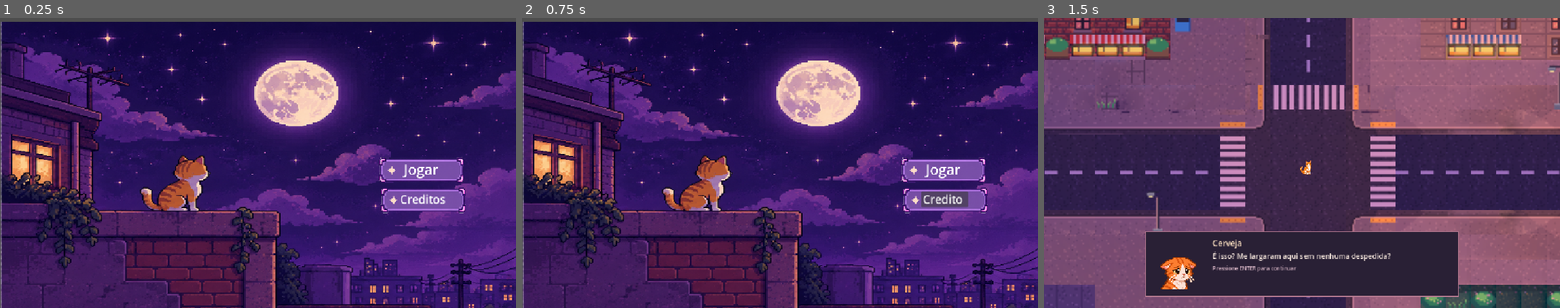
Above: before the commit, frames 1-3 (left to right).
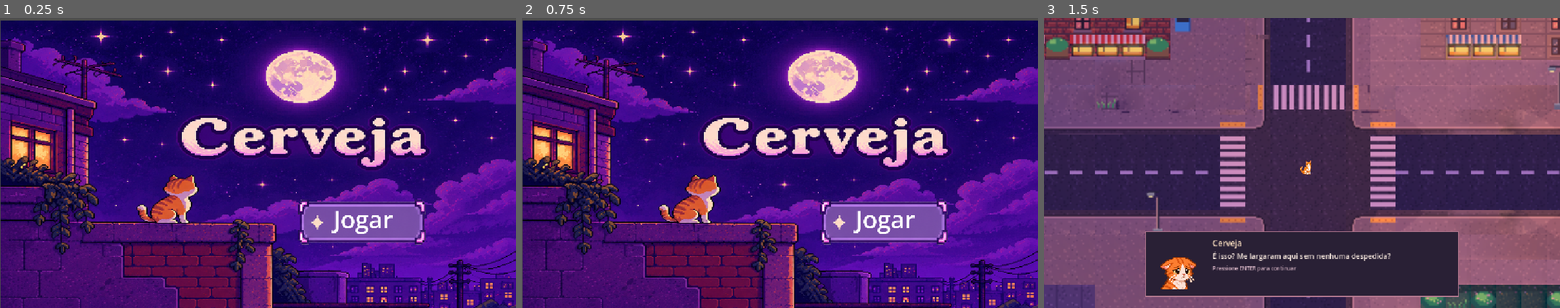
Above: after the commit, the same moments.

Repository: kauanylima-sys/JogoGatoCerveja
Game: Godot game, scene res://menu_inicial.tscn
The game is run twice, just before and just after one commit, with the same random seed, the same clock (stepped at 60 frames per second) and the same inputs.
Inputs (mouse positions are in pixels of both pictures, inside the frame that each line leads up to):
- Up to frame 1 (0.25 s): no input
- Up to frame 2 (0.75 s): click (945, 200) at 0.5 s, where only the run before the commit has a clickable "Creditos"
- Up to frame 3 (1.5 s): click "Jogar" at 1.25 s

The runs differ from the first frame. In frame 1, 55% of the frame differs, in the area x 0-100%, y 0-100%; in frame 2, 55%; in frame 3, nothing differs.

Commit message:
Colocar o titulo

Diff:
--- a/jogo/menu_inicial.tscn
+++ b/jogo/menu_inicial.tscn
@@ -1,12 +1,10 @@
 [gd_scene format=3 uid="uid://ducjnelt15pw7"]
 
 [ext_resource type="Script" uid="uid://dcuyu2fbbl4jg" path="res://menu_inicial.gd" id="1_eap13"]
-[ext_resource type="Texture2D" uid="uid://daydryw8nbp8a" path="res://assets/telas/fundo/fundo_menu.png" id="1_u4fxu"]
 [ext_resource type="Texture2D" uid="uid://dvq7pkupfvfeb" path="res://assets/telas/buttons/botao_hover.png" id="2_3exob"]
+[ext_resource type="Texture2D" uid="uid://dcg31schkr87k" path="res://assets/telas/fundo/fundo_inicio.png" id="2_eap13"]
 
 [sub_resource type="StyleBoxEmpty" id="StyleBoxEmpty_ljvw2"]
-
-[sub_resource type="StyleBoxEmpty" id="StyleBoxEmpty_ntili"]
 
 [node name="menuInicial" type="Control" unique_id=1472846671]
 layout_mode = 3
@@ -19,43 +17,27 @@
 script = ExtResource("1_eap13")
 
 [node name="FundoMenu" type="Sprite2D" parent="." unique_id=141854477]
-position = Vector2(577.99994, 332.75)
-scale = Vector2(0.98039216, 0.78415966)
-texture = ExtResource("1_u4fxu")
+position = Vector2(577.06866, 327.56998)
+scale = Vector2(0.7701694, 0.6086041)
+texture = ExtResource("2_eap13")
 
 [node name="BotaoHover2" type="Sprite2D" parent="." unique_id=1067813354]
-position = Vector2(941, 340)
-scale = Vector2(0.45574144, 0.48037192)
+position = Vector2(807.625, 456.23438)
+scale = Vector2(0.6824163, 0.83910114)
 texture = ExtResource("2_3exob")
 
 [node name="Jogar" type="Button" parent="." unique_id=1032188061]
 layout_mode = 1
 anchors_preset = -1
-offset_left = 853.99994
-offset_top = 317.343
-offset_right = 1230.6354
-offset_bottom = 410.343
+offset_left = 694.0
+offset_top = 411.00003
+offset_right = 1203.4375
+offset_bottom = 576.6937
 scale = Vector2(0.45933014, 0.45867768)
 theme_override_colors/font_color = Color(1, 1, 1, 1)
-theme_override_font_sizes/font_size = 68
+theme_override_font_sizes/font_size = 117
 theme_override_styles/normal = SubResource("StyleBoxEmpty_ljvw2")
 text = "Jogar"
 language = "Creditos"
 
-[node name="BotaoHover3" type="Sprite2D" parent="." unique_id=328253491]
-position = Vector2(945.00006, 407)
-scale = Vector2(0.45574144, 0.48037192)
-texture = ExtResource("2_3exob")
-
-[node name="Credito" type="Button" parent="." unique_id=394315197]
-layout_mode = 0
-offset_left = 891.0
-offset_top = 388.0
-offset_right = 996.0
-offset_bottom = 423.0
-theme_override_colors/font_color = Color(17.483578, 16.356714, 16.638432, 1)
-theme_override_font_sizes/font_size = 25
-theme_override_styles/normal = SubResource("StyleBoxEmpty_ntili")
-text = "Creditos"
-
 [connection signal="pressed" from="Jogar" to="." method="_on_jogar_pressed"]
Binary file added: jogo/assets/telas/fundo/fundo_inicio.png
Not shown, changed: jogo/assets/telas/fundo/fundo_inicio.png.import
Binary file removed: jogo/assets/telas/fundo/fundo_menu.png
